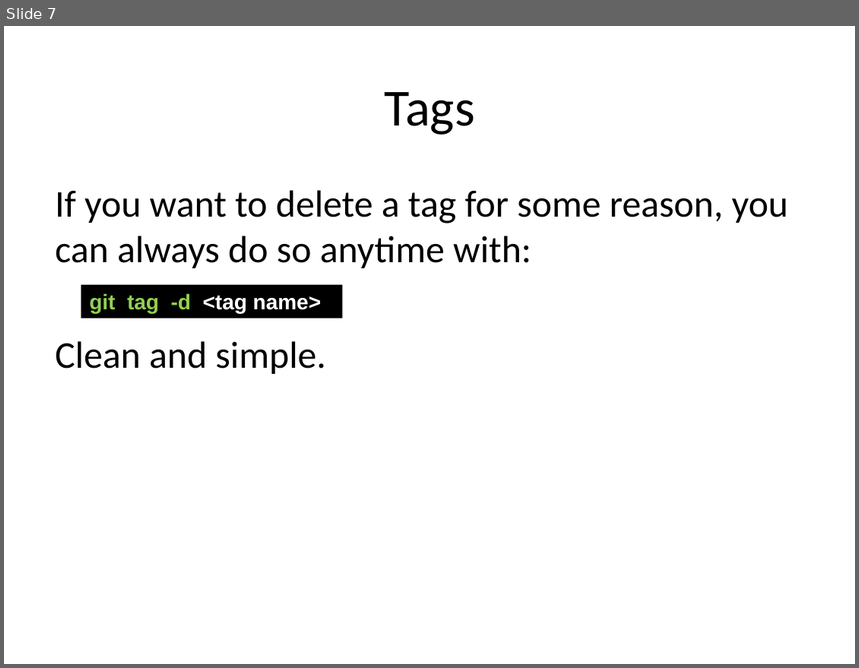
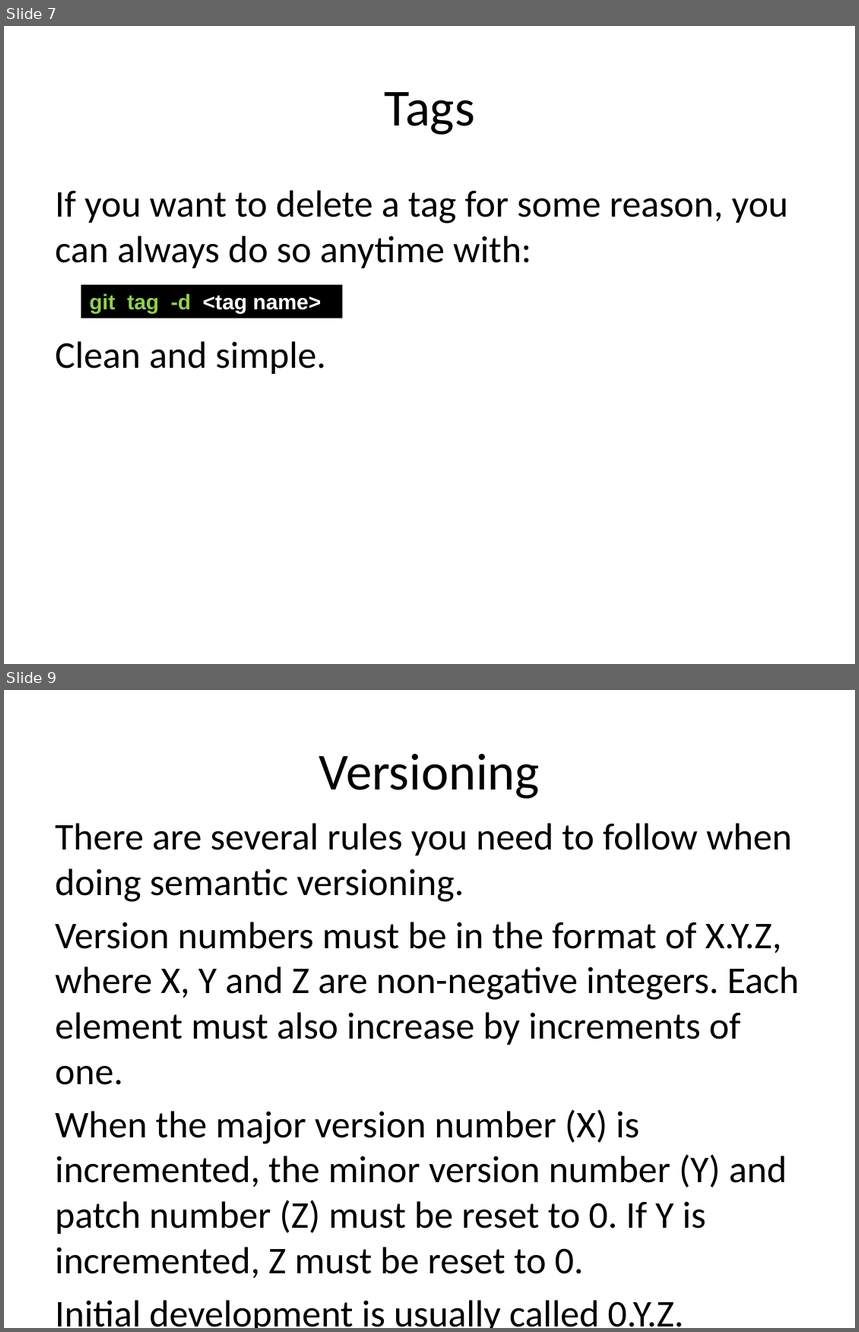
Before and after one commit to JaceTan/programming-notes, a slide deck: Tags and Versioning.pptx. Shown one above the other, each under a label of ours: slide 7 before the commit, slides 7 and 9 after it; the slides between them are not shown. The pictures are 859x668 and 859x1332 pixels, drawn with LibreOffice and Linux fonts; fonts in the diff are those of the drawing. Boxes give left, top, right and bottom in pixels: in the first picture for what was removed or moved away, otherwise in the second. Text is boxed around its words. In the diff, an @@ line names an element or a change of style, - is before the commit and + after.

Commit message:
completed Versioning portion

```diff
--- a/Tags and Versioning.pptx
+++ b/Tags and Versioning.pptx
@@ slide 9 added at (4,690,855,1328), background #FFFFFF @@
@@ title added at (319,754,540,799), 44 pt, text #000000 @@
+Versioning
@@ text added at (55,823,799,1328), 32 pt, text #000000 @@
+There are several rules you need to follow when doing semantic versioning.
+Version numbers must be in the format of X.Y.Z, where X, Y and Z are non-negative integers. Each element must also increase by increments of one.
+When the major version number (X) is incremented, the minor version number (Y) and patch number (Z) must be reset to 0. If Y is incremented, Z must be reset to 0.
+Initial development is usually called 0.Y.Z.
```
Also in this commit, not shown: 3 other slides added, 1 other file.
